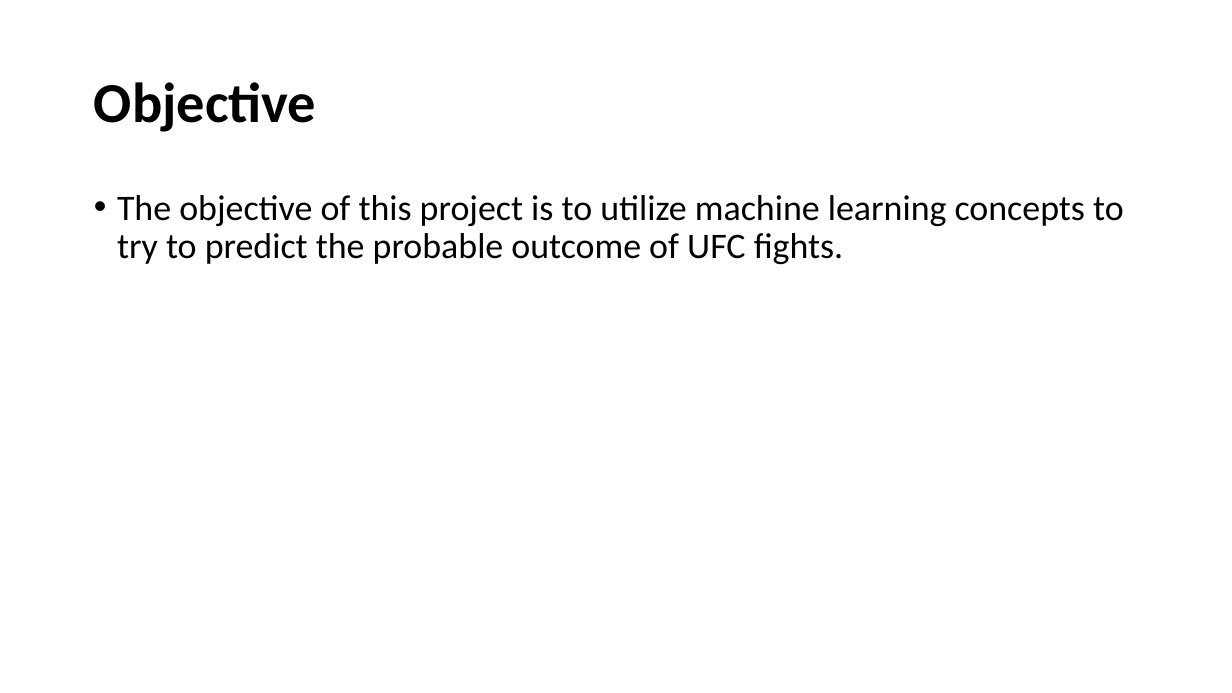
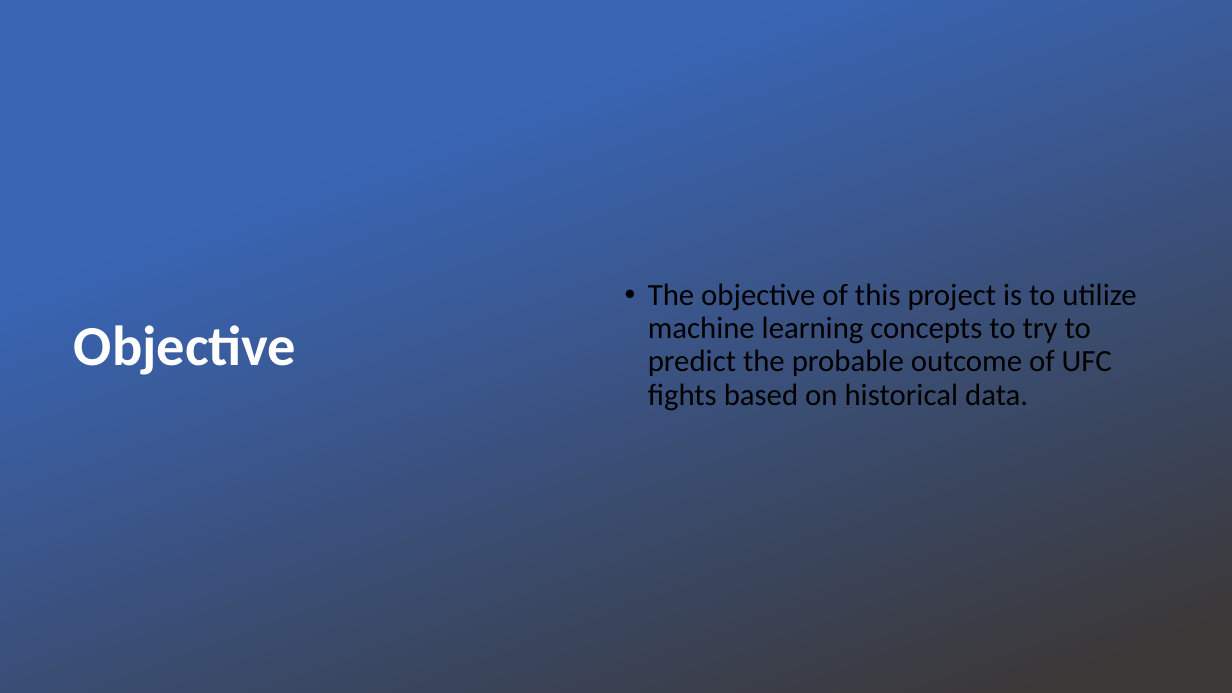
Before and after one commit to Rich-Hamilton88/machine_learning_project, a slide deck: slide 2 of Machine Learning Project/UFC.pptx. Drawn at 1232x693 pixels with LibreOffice and Linux fonts; fonts in the diff are those of the drawing; background and template pictures are left out. Boxes give left, top, right and bottom in pixels: in the first picture for what was removed or moved away, otherwise in the second. Text is boxed around its words. In the diff, an @@ line names an element or a change of style, - is before the commit and + after.

```diff
--- a/Machine Learning Project/UFC.pptx
+++ b/Machine Learning Project/UFC.pptx
@@ rectangle added at (x1=0, y1=0, x2=1232, y2=693), fill gradient #3965B5 to #3B3838 @@
@@ text "The objective of this project ..." at (x1=648, y1=283, x2=1136, y2=410): vertical alignment top to middle @@
@@ title "Objective" moved from (x1=94, y1=82, x2=316, y2=132) to (x1=74, y1=325, x2=296, y2=375) @@
@@ title "Objective" at (x1=74, y1=325, x2=296, y2=375): text colour #000000 to #FFFFFF @@
@@ text at (x1=648, y1=283, x2=1136, y2=410): text changed; size 28 to 24 pt @@
-• The objective of this project is to utilize machine learning concepts to try to predict the probable outcome of UFC fights.
+• The objective of this project is to utilize machine learning concepts to try to predict the probable outcome of UFC fights based on historical data.
```
Also in this commit, not shown: 8 other slides changed, 9 slides added, 6 slides removed, 1 other file.
